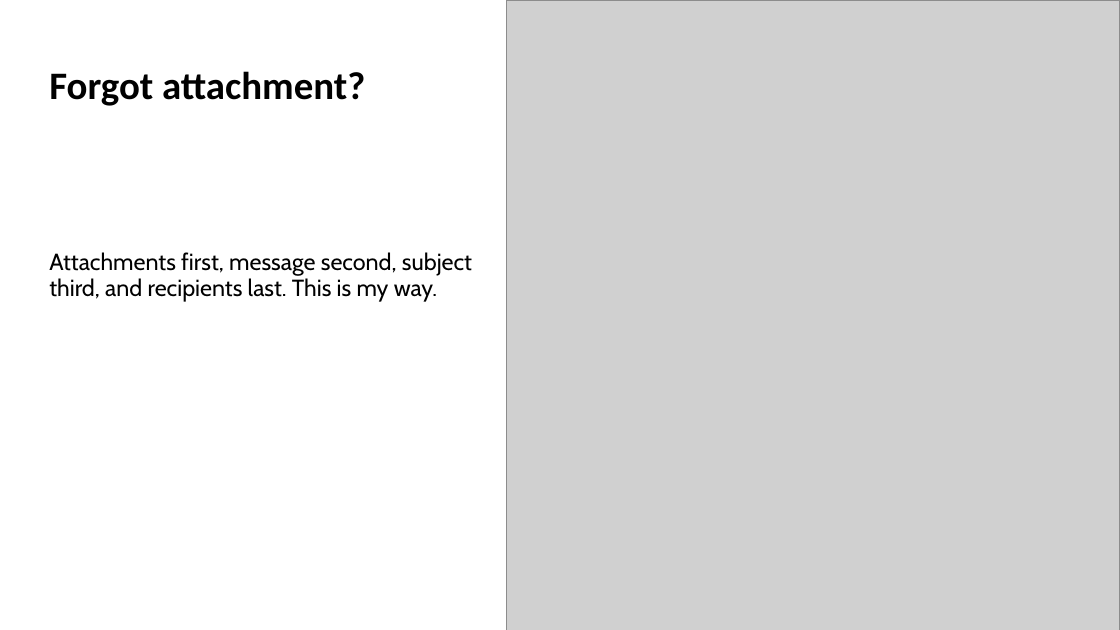
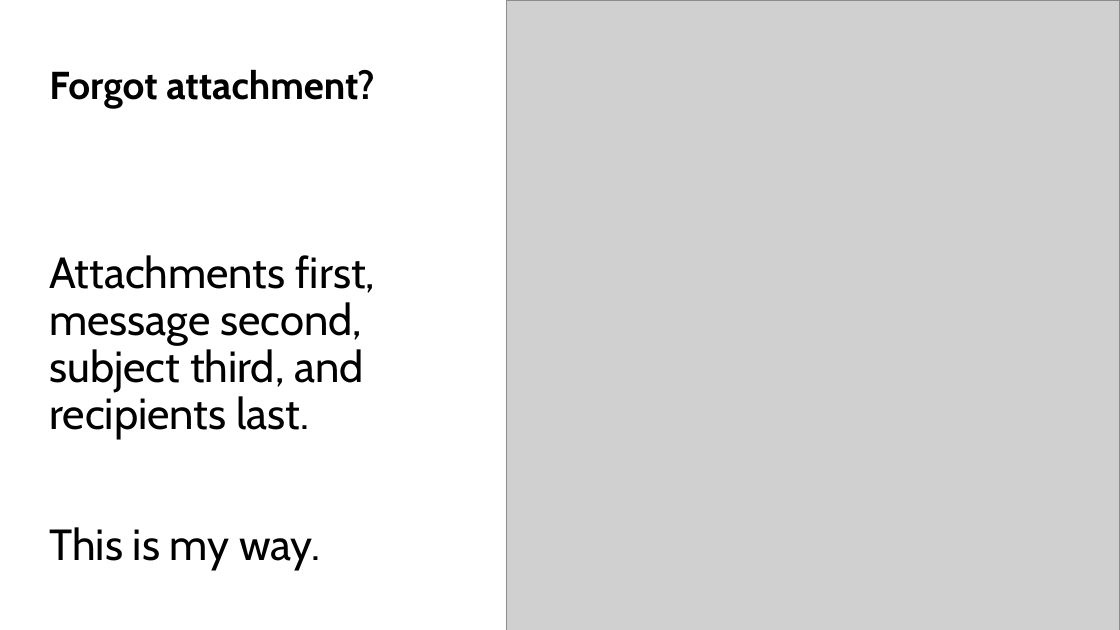
Before and after one commit to vaishnavitv/Assets-and-Publications, a slide deck: slide 20 of Speaking-Engagements/2024/Vancouver.dev/Presentation/ND-Product-Design.pptx (slide 19 before the commit). Drawn at 1120x630 pixels with LibreOffice and Linux fonts; fonts in the diff are those of the drawing; grey boxes stand for pictures. Boxes give left, top, right and bottom in pixels: in the first picture for what was removed or moved away, otherwise in the second. Text is boxed around its words. In the diff, an @@ line names an element or a change of style, - is before the commit and + after.

```diff
--- a/Speaking-Engagements/2024/Vancouver.dev/Presentation/ND-Product-Design.pptx
+++ b/Speaking-Engagements/2024/Vancouver.dev/Presentation/ND-Product-Design.pptx
@@ title "Forgot attachment?" at (49, 69, 374, 108): font Calibri to Cabin @@
@@ text at (49, 255, 375, 571): text changed; size 15 to 28 pt @@
-Attachments first, message second, subject third, and recipients last. This is my way.
+Attachments first, message second, subject third, and recipients last.
+This is my way.
```
Also in this commit, not shown: 15 other slides changed, 7 slides added, 4 slides removed, 1 other file.
